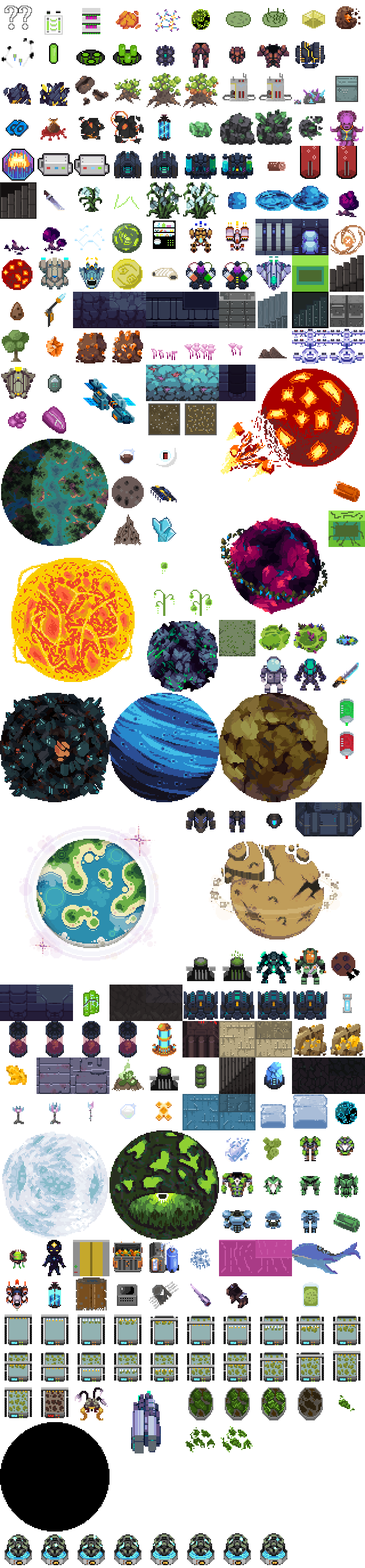
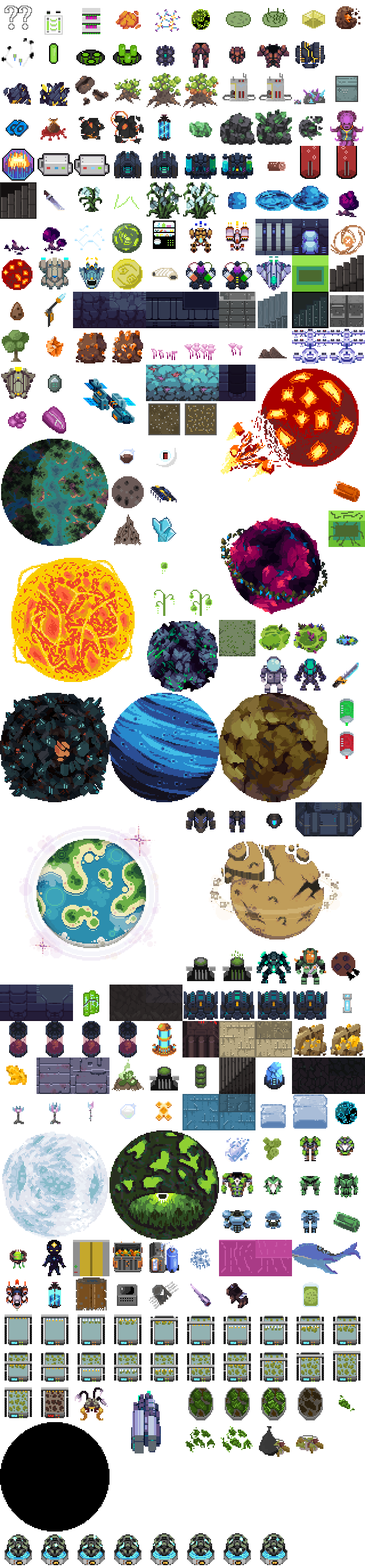
Layers edited between the first and the second (365, 1568) image:
added layer "trash-bag" above "trash-pile" over [258, 1426, 290, 1457]
added layer "trash-pile" above "tree" over [295, 1435, 324, 1454]
